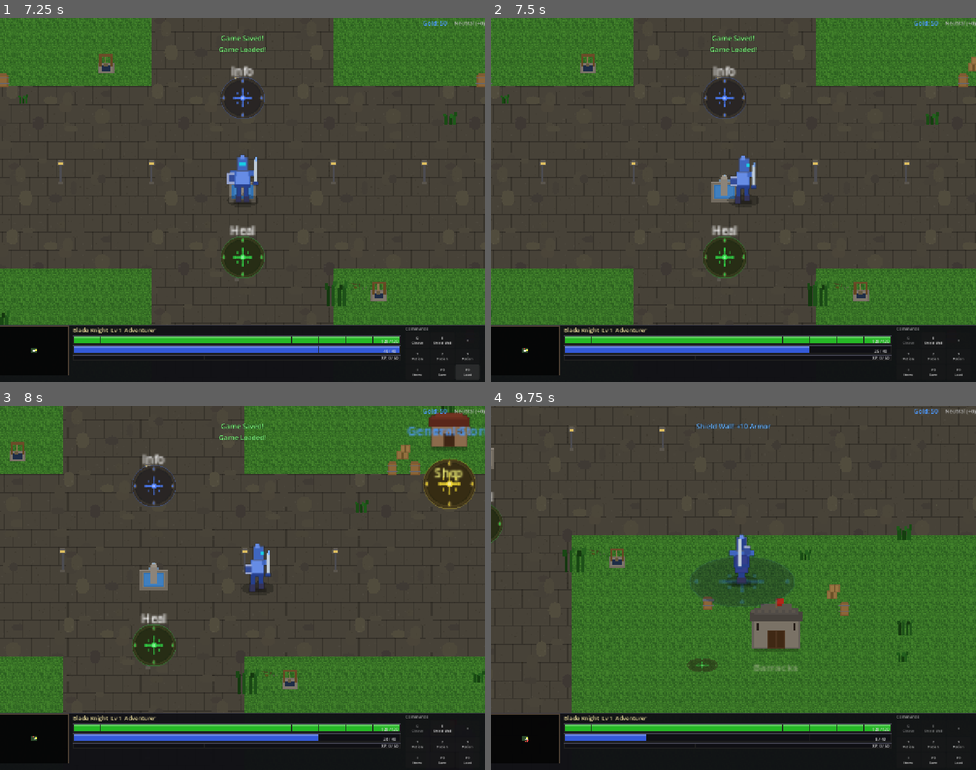
Above: before the commit, frames 1-4 (two rows, left to right).
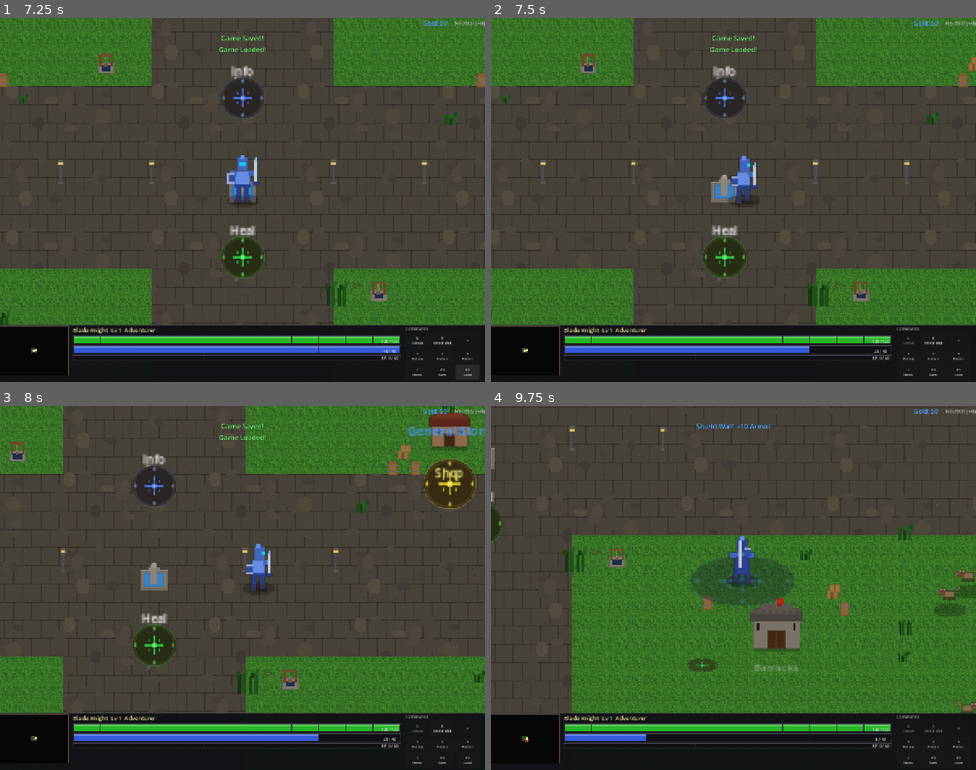
Above: after the commit, the same moments.

Repository: slxny/legends-open-rpg
Game: Godot game, scene res://scenes/main.tscn
Two runs of this game, one before a commit and one after it. Both use one fixed random seed, a clock stepped at 60 frames per second and the inputs below.
Inputs (mouse positions are in pixels of both pictures, inside the frame that each line leads up to):
- Up to frame 1 (7.25 s): click "SELECT" at 0.5 s; click "Q Cleave" at 1.25 s; click "E Shield Wall" at 2 s; click "1 Potion" at 2.75 s; click "2 Potion" at 3.5 s; click "3 Potion" at 4.25 s; click "I Items" at 5 s; click "F5 Save" at 5.75 s; click "F9 Load" at 6.5 s
- Up to frame 2 (7.5 s): move the mouse to (524, 352) at 7.27 s; hold D (move_right) from 7.28 s (still down); hold Q (ability_1) from 7.28 s (still down); click (524, 352) at 7.42 s
- Up to frame 3 (8 s): keep holding D (move_right); keep holding Q (ability_1)
- Up to frame 4 (9.75 s): move the mouse to (636, 606) at 8.02 s; release D (move_right) at 8.03 s; release Q (ability_1) at 8.03 s; hold S (move_down) 8.03-8.78 s; tap E (ability_2) at 8.1 s; move the mouse to (782, 507) at 8.77 s; hold D (move_right) 8.78-9.53 s; tap F (interact) at 8.85 s; move the mouse to (709, 660) at 9.52 s; hold W (move_up) from 9.53 s (still down); tap 1 at 9.6 s; click (709, 660) at 9.67 s

Frame 1 is identical in both runs. In frame 2, 0.3% of the frame differs, in the area x 2-96%, y 0-84%; in frame 3, 1.2%; in frame 4, 1.8%, in the area x 0-100%, y 5-92%.

Commit message:
Bump physics tick rate 60 -> 120 Hz for smoother movement
60 Hz physics is sluggish for an action game. 120 Hz gives tighter
collision responses and movement calculations. Physics interpolation
(already enabled) handles visual smoothness between ticks so this
doesn't double render cost.

https://claude.ai/code/session_01Nrq25cf6CaQp2REqpVsNg9

Diff:
--- a/project.godot
+++ b/project.godot
@@ -103,7 +103,7 @@
 
 [physics]
 
-common/physics_ticks_per_second=60
+common/physics_ticks_per_second=120
 common/physics_interpolation=true
 
 [rendering]
